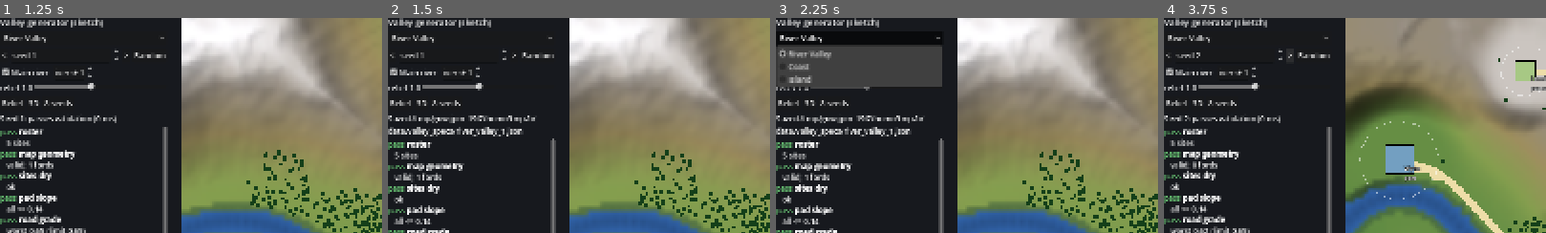
Above: before the commit, frames 1-4 (left to right).
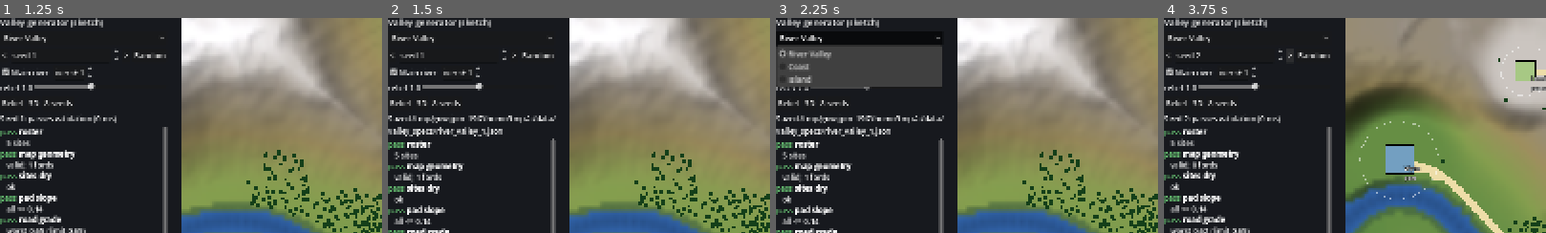
Above: after the commit, the same moments.

Repository: forsman5/sitka
Game: Godot game, scene res://scenes/ui/main_menu.tscn
Two runs of this game, one before a commit and one after it. Both use one fixed random seed, a clock stepped at 60 frames per second and the inputs below.
Inputs:
- Up to frame 1 (1.25 s): click "Valley Generator (Experiment)" at 0.5 s
- Up to frame 2 (1.5 s): click "Save spec" at 1.25 s
- Up to frame 3 (2.25 s): click "River Valley" at 2 s
- Up to frame 4 (3.75 s): click "<" at 2.75 s; click ">" at 3.5 s
The pictures show only the part of the screen within x 0-50%, y 0-50%; the shares and areas given below are measured in that part.

Frame 1 is identical in both runs. In frame 2, 1.0% of the frame differs, in the area x 0-44%, y 45-56%; in frame 3, 1.0%; in frame 4, nothing differs.

Commit message:
Valley generator: Save spec downloads a file in the web build
user:// is private browser storage on web, so a saved spec was unreachable.

Co-Authored-By: Claude Sonnet 5.5 <noreply@anthropic.com>

Diff:
--- a/scripts/valley/gen/valley_gen_view.gd
+++ b/scripts/valley/gen/valley_gen_view.gd
@@ -281,6 +281,12 @@
 
 func _save_spec() -> void:
 	var file_name := "%s_%d.json" % [_spec.landscape, _spec.seed]
+	if OS.has_feature("web"):
+		# The browser's user:// is private storage, so hand the file to the user.
+		JavaScriptBridge.download_buffer((_spec.to_json() + "
+").to_utf8_buffer(), file_name, "application/json")
+		_status.text = "Downloading %s (check your browser's downloads)." % file_name
+		return
 	for dir in [SPEC_DIR, USER_SPEC_DIR]:
 		DirAccess.make_dir_recursive_absolute(dir)
 		var file := FileAccess.open("%s/%s" % [dir, file_name], FileAccess.WRITE)
